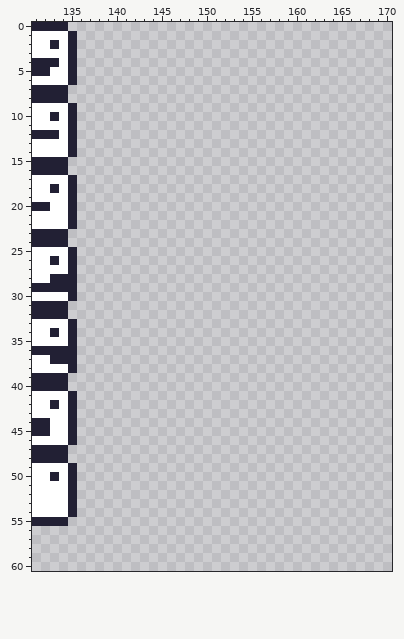
Two versions of one pixel-art file, assets/worksheet8x8.ase. The picture above was drawn from the file before the commit.
256x256 pixels, 1 frame. Shown: x 131..170, y 0..60.
After the commit:
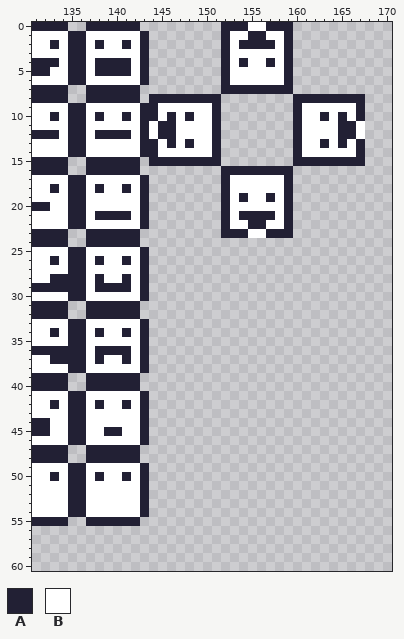
Palette (. is transparent): A #222034  B #ffffff
The author wrote: Sprites: worksheet8x8.ase edits Co-Authored-By: Claude Opus 5.5 <noreply@anthropic.com>
What changed:
Changed rows in their new state; - is an unchanged pixel.
first column x 136:
 0 -AAAAAA---------AAABBAAA--------
 1 ABBBBBBA--------ABBAABBA--------
 2 ABABBABA--------ABAAAABA--------
 3 ABBBBBBA--------ABBBBBBA--------
 4 ABAAAABA--------ABABBABA--------
 5 ABAAAABA--------ABBBBBBA--------
 6 ABBBBBBA--------ABBBBBBA--------
 7 -AAAAAA---------AAAAAAAA--------
 8 -AAAAAA-AAAAAAAA--------AAAAAAAA
 9 ABBBBBBAABBBBBBA--------ABBBBBBA
10 ABABBABAABABABBA--------ABBABABA
11 ABBBBBBABAABBBBA--------ABBBBAAB
12 ABAAAABABAABBBBA--------ABBBBAAB
13 ABBBBBBAABABABBA--------ABBABABA
14 ABBBBBBAABBBBBBA--------ABBBBBBA
15 -AAAAAA-AAAAAAAA--------AAAAAAAA
16 -AAAAAA---------AAAAAAAA--------
17 ABBBBBBA--------ABBBBBBA--------
18 ABABBABA--------ABBBBBBA--------
19 ABBBBBBA--------ABABBABA--------
20 ABBBBBBA--------ABBBBBBA--------
21 ABAAAABA--------ABAAAABA--------
22 ABBBBBBA--------ABBAABBA--------
23 -AAAAAA---------AAABBAAA--------
24 -AAAAAA-------------------------
25 ABBBBBBA------------------------
26 ABABBABA------------------------
27 ABBBBBBA------------------------
28 ABABBABA------------------------
29 ABAAAABA------------------------
30 ABBBBBBA------------------------
31 -AAAAAA-------------------------
32 -AAAAAA-------------------------
33 ABBBBBBA------------------------
34 ABABBABA------------------------
35 ABBBBBBA------------------------
36 ABAAAABA------------------------
37 ABABBABA------------------------
38 ABBBBBBA------------------------
39 -AAAAAA-------------------------
40 -AAAAAA-------------------------
41 ABBBBBBA------------------------
42 ABABBABA------------------------
43 ABBBBBBA------------------------
44 ABBBBBBA------------------------
45 ABBAABBA------------------------
46 ABBBBBBA------------------------
47 -AAAAAA-------------------------
48 -AAAAAA-------------------------
49 ABBBBBBA------------------------
50 ABABBABA------------------------
51 ABBBBBBA------------------------
52 ABBBBBBA------------------------
53 ABBBBBBA------------------------
54 ABBBBBBA------------------------
55 -AAAAAA-------------------------
